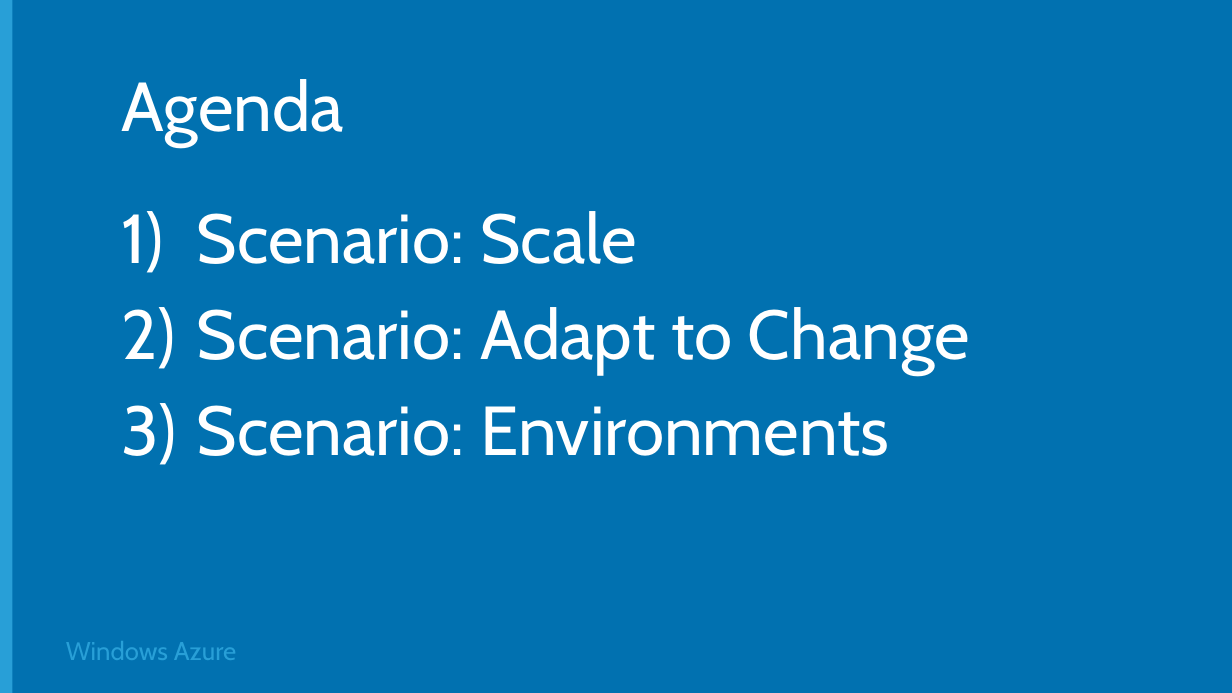
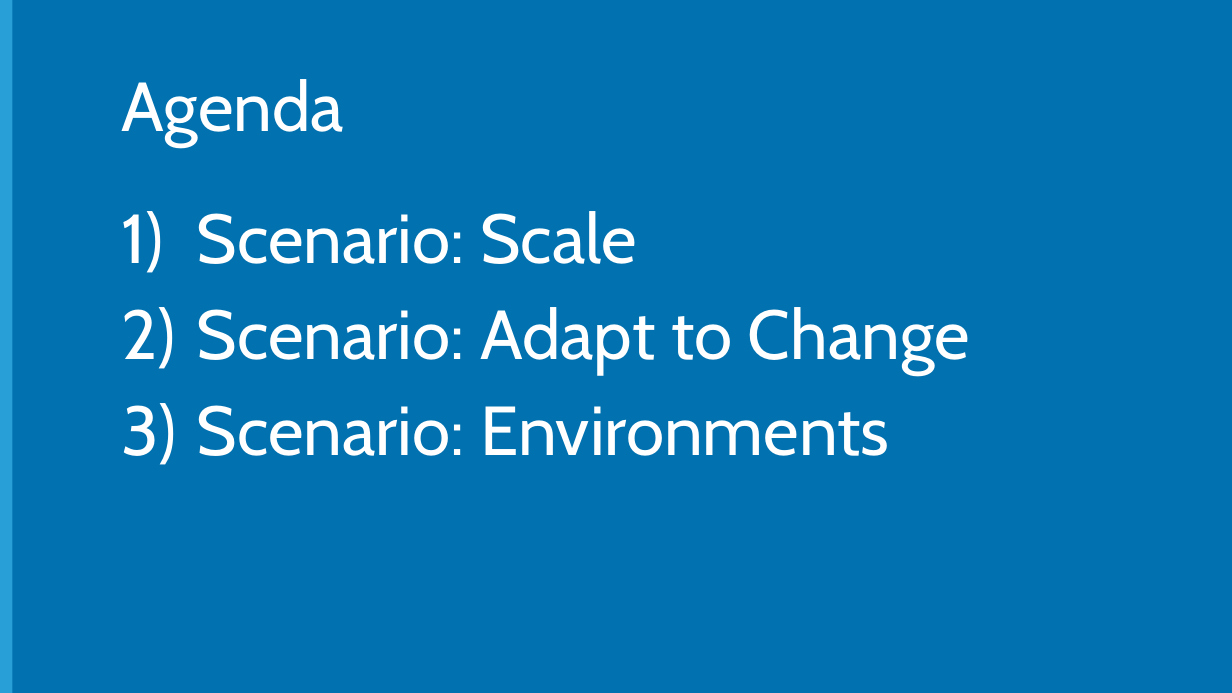
Before and after one commit to Microsoft-Web/DECK-ASPNET-in-Production, a slide deck: slide 2 of 6-ASPNET-in-Production.pptx. Drawn at 1232x693 pixels with LibreOffice and Linux fonts; fonts in the diff are those of the drawing; background and template pictures are left out. Boxes give left, top, right and bottom in pixels: in the first picture for what was removed or moved away, otherwise in the second. Text is boxed around its words. In the diff, an @@ line names an element or a change of style, - is before the commit and + after.

```diff
--- a/6-ASPNET-in-Production.pptx
+++ b/6-ASPNET-in-Production.pptx
@@ text removed at (x1=66, y1=641, x2=236, y2=660) @@
-Windows Azure
```
Also in this commit, not shown: 1 other slide changed, 28 slides added, 1 slide removed.
